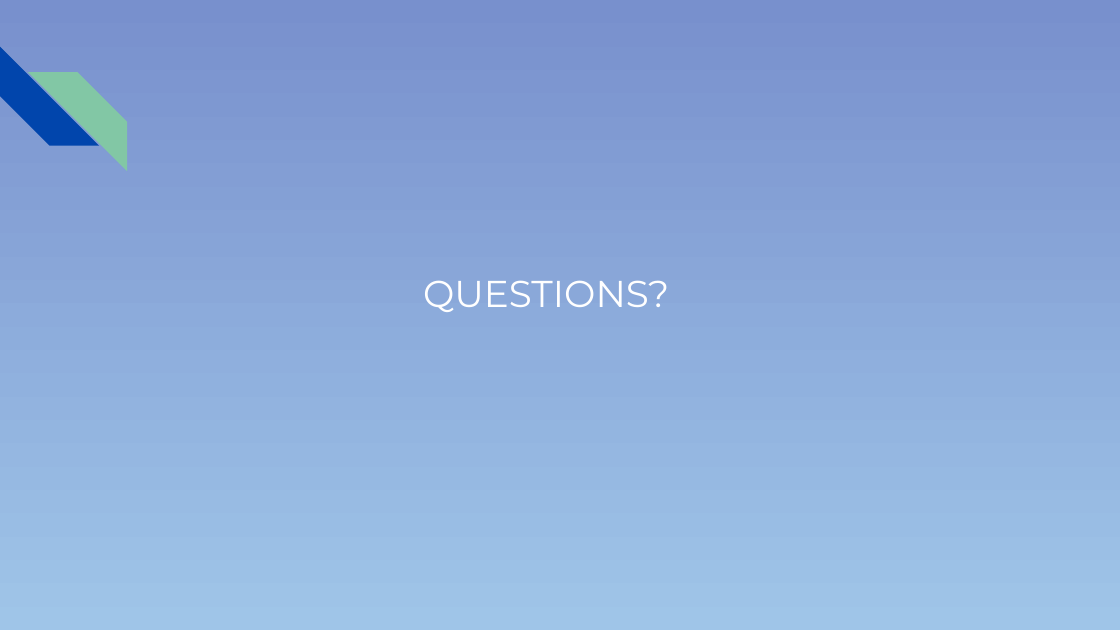
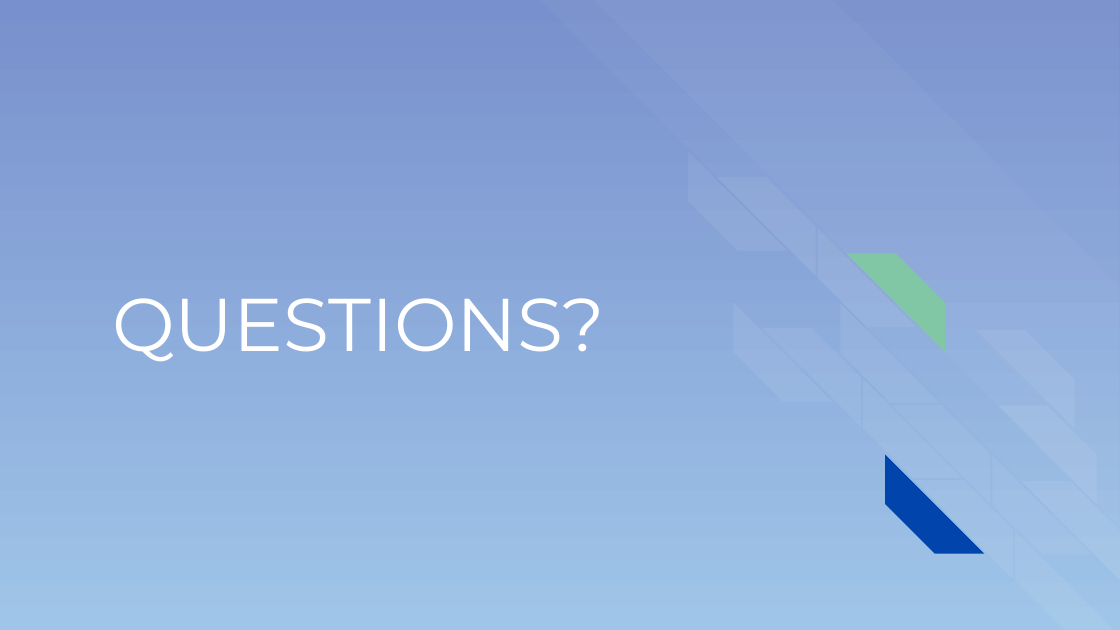
Before and after one commit to colemank0259/CSC-289_Group3, a slide deck: slide 12 of Pitch_PowerPoint.pptx (slide 10 before the commit). Drawn at 1120x630 pixels with LibreOffice and Linux fonts; fonts in the diff are those of the drawing. Boxes give left, top, right and bottom in pixels: in the first picture for what was removed or moved away, otherwise in the second. Text is boxed around its words. In the diff, an @@ line names an element or a change of style, - is before the commit and + after.

```diff
--- a/Pitch_PowerPoint.pptx
+++ b/Pitch_PowerPoint.pptx
@@ title "QUESTIONS?": place and size @@
-title "QUESTIONS?" at <box>423,280,669,312</box>
+title "QUESTIONS?" at <box>112,298,604,362</box>
@@ title "QUESTIONS?" at <box>112,298,604,362</box>: size 24 to 48 pt; vertical alignment top to middle @@
@@ diag stripe: place and size @@
-diag stripe at <box>28,72,127,170</box>
+diag stripe at <box>846,253,944,352</box>
@@ diag stripe: place and size @@
-diag stripe at <box>0,47,99,146</box>
+diag stripe at <box>885,455,983,553</box>
@@ group added at <box>540,0,1120,580</box>: 7 diag stripes @@
```
Also in this commit, not shown: 8 other slides changed, 4 slides added, 1 slide removed.
